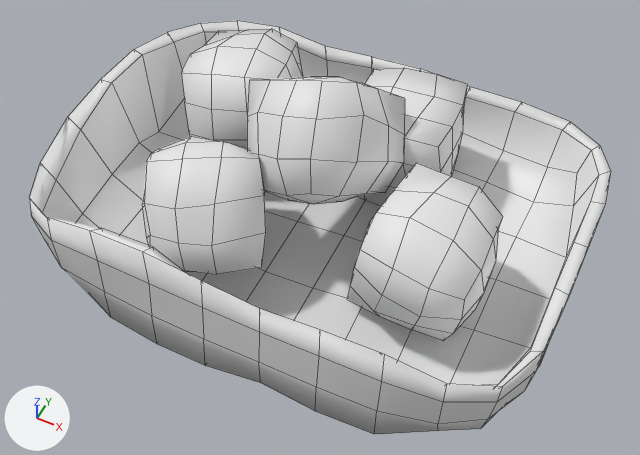
The FBX model Assets/Prefabs/Models/SugarBox.fbx as it was, and as the next commit left it.
One viewpoint serves both versions: a 50 mm lens placed at (14.2, -28.8, 36.6), pointed at (0.9, -2.0, 3.2). Lighting does not change. The marker at lower left points along +X, +Y and +Z. The older version comes first. Mesh edges are drawn as thin lines.

Names of what the first picture shows: 'Sugar_1', 'Sugar_2', 'Sugar_3', 'Sugar_4', 'Sugar_5', 'Sugar_Box'.
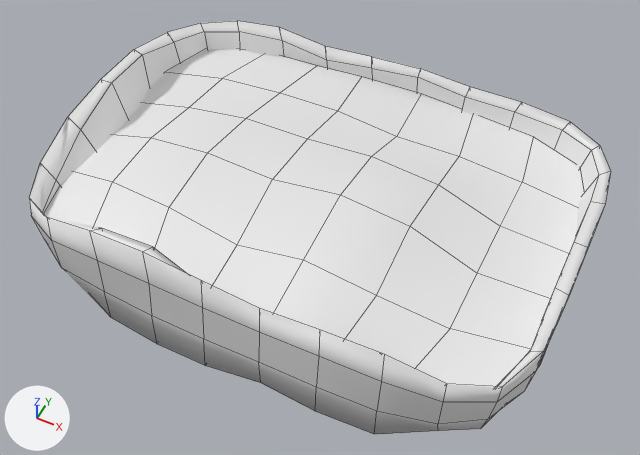
Changed parts and their boxes [x1, y1, x2, y2] in the pictures (640 x 455 px):
'Sugar', added: after [45, 49, 583, 387]
'Sugar_2', deleted: before [348, 163, 503, 341]
'Sugar_1', deleted: before [247, 77, 405, 204]
'Sugar_5', deleted: before [142, 136, 266, 274]
'Sugar_3', deleted: before [181, 29, 303, 148]
'Sugar_4', deleted: before [358, 68, 467, 206]

Patch to the scene script:
```diff
--- a/Assets/Prefabs/Models/SugarBox.fbx.py
+++ b/Assets/Prefabs/Models/SugarBox.fbx.py
@@ me_cube_019 @@
+me_cube_019.from_pydata(...)  # 48 vertices, 35 faces; spans x -13.1..12.7, y -9.2..9.5, z 3.6..5.9
+me_cube_019.materials.append(mat_material_034)  # its picture is missing
@@ ob_sugar_4 @@
-ob_sugar_4 = bpy.data.objects.new('Sugar_4', me_cube_011)
-ob_sugar_4.location = (0.0, 0.0, 0.0)
@@ ob_sugar_3 @@
-ob_sugar_3 = bpy.data.objects.new('Sugar_3', me_cube_039)
-ob_sugar_3.location = (0.0, 0.0, 0.0)
@@ ob_sugar_1 @@
-ob_sugar_1 = bpy.data.objects.new('Sugar_1', me_cube_016)
-ob_sugar_1.location = (0.0, 0.0, 0.0)
@@ ob_sugar_2 @@
-ob_sugar_2 = bpy.data.objects.new('Sugar_2', me_cube_014)
-ob_sugar_2.location = (0.0, 0.0, 0.0)
@@ ob_sugar_5 @@
-ob_sugar_5 = bpy.data.objects.new('Sugar_5', me_cube_017)
-ob_sugar_5.location = (0.0, 0.0, 0.0)
@@ ob_sugar @@
+ob_sugar = bpy.data.objects.new('Sugar', me_cube_019)
+ob_sugar.location = (0.0, 0.0, 0.0)
```
